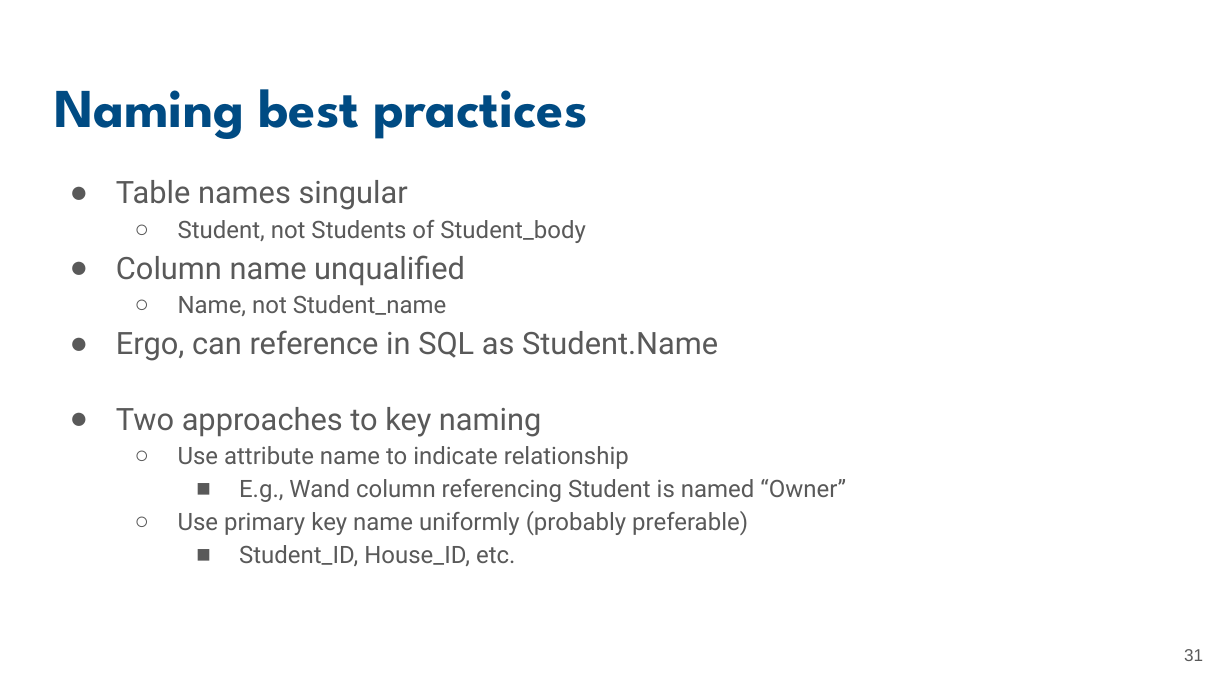
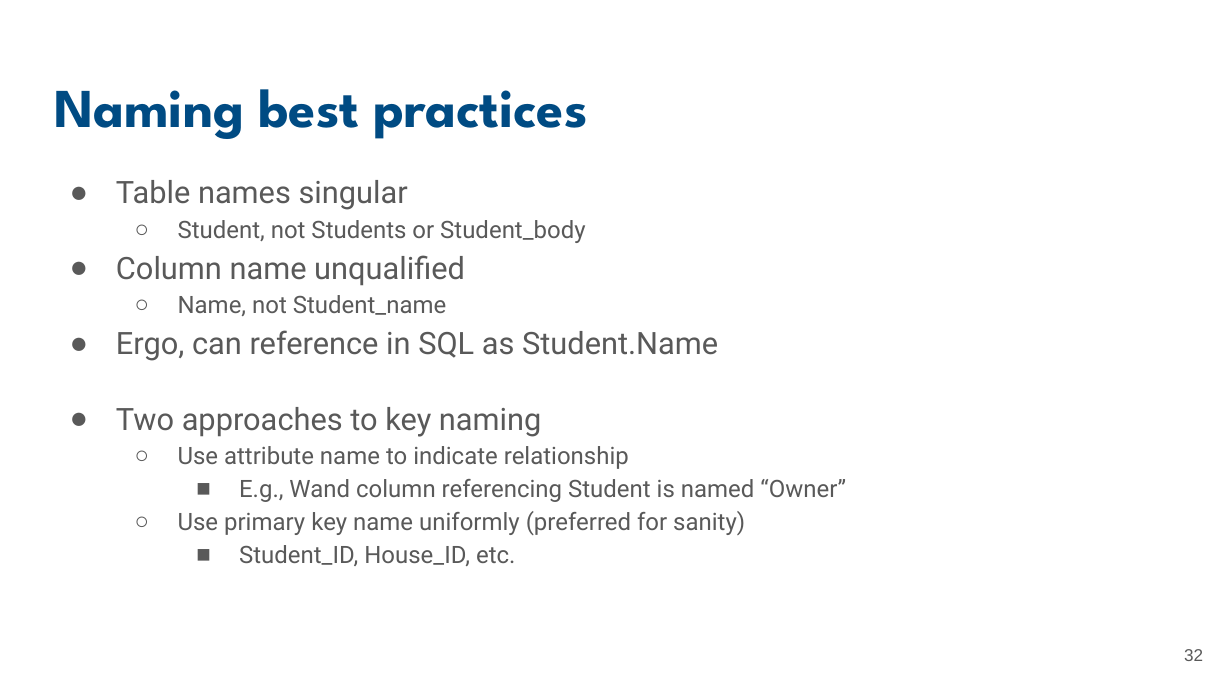
Before and after one commit to UCSB-Library-Research-Data-Services/bren-eds213, a slide deck: slide 32 of modules/week01/slides-01.pptx (slide 31 before the commit). Drawn at 1232x693 pixels with LibreOffice and Linux fonts; fonts in the diff are those of the drawing. Boxes give left, top, right and bottom in pixels: in the first picture for what was removed or moved away, otherwise in the second. Text is boxed around its words. In the diff, an @@ line names an element or a change of style, - is before the commit and + after.

Commit message:
Update slides

```diff
--- a/modules/week01/slides-01.pptx
+++ b/modules/week01/slides-01.pptx
@@ text at (178,220,585,243): text changed @@
-  ○ Student, not Students of Student_body
+  ○ Student, not Students or Student_body
@@ text at (178,511,745,535): text changed @@
-  ○ Use primary key name uniformly (probably preferable)
+  ○ Use primary key name uniformly (preferred for sanity)
@@ page number at (1184,649,1203,661): text changed @@
-31
+32
```
Also in this commit, not shown: 3 other slides changed, 1 slide added.
